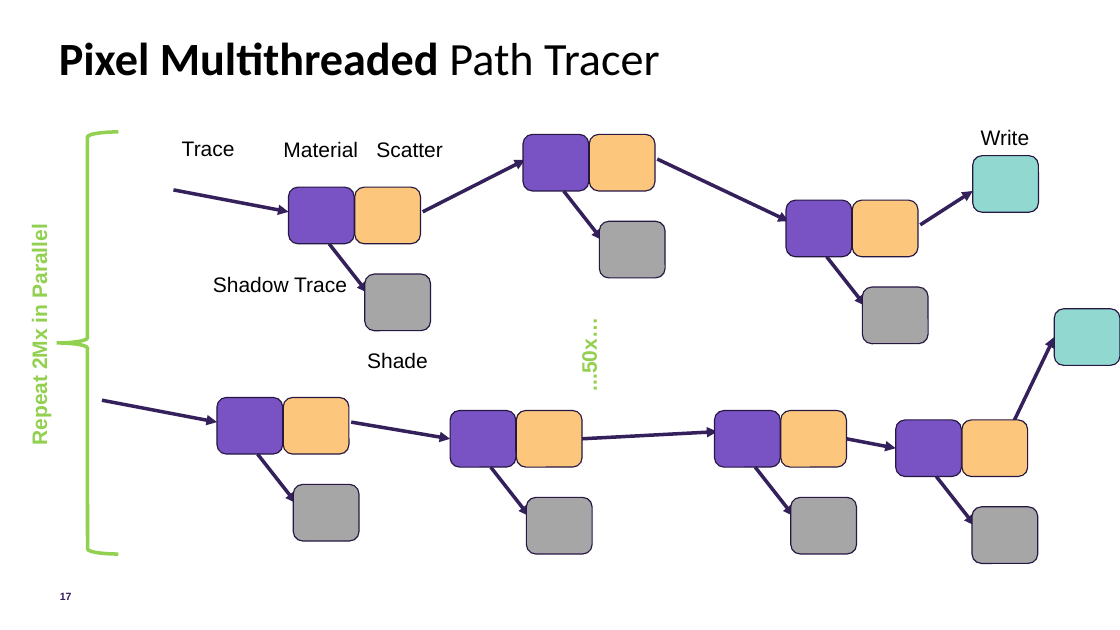
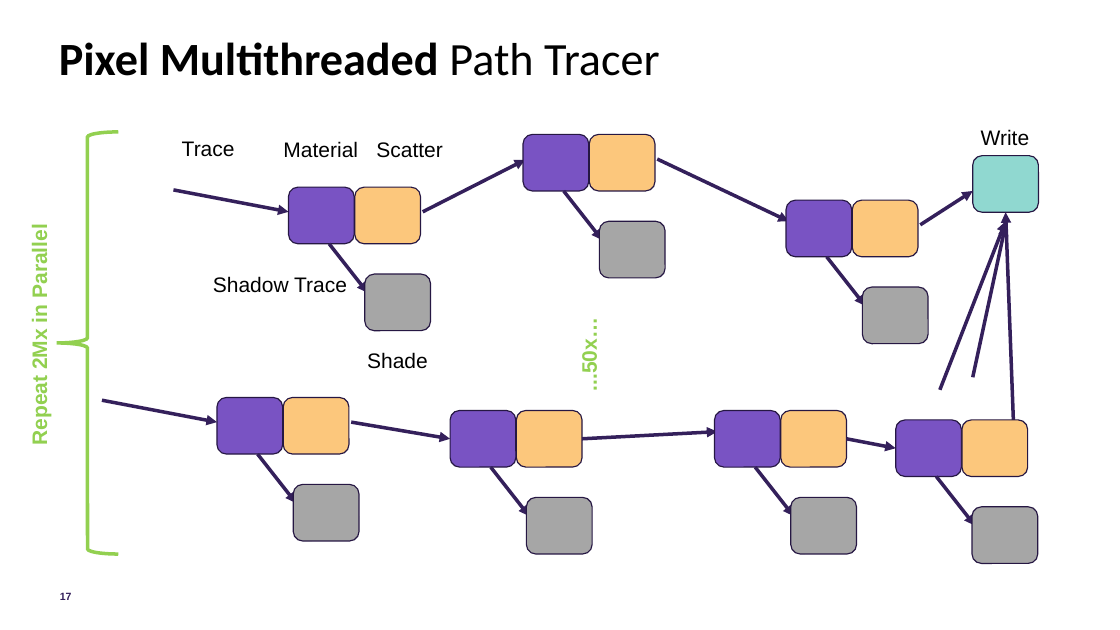
Before and after one commit to morgan3d/advanced-ray-tracing-course, a slide deck: slide 17 of parallel-path-tracing.pptx. Drawn at 1120x630 pixels with LibreOffice and Linux fonts; fonts in the diff are those of the drawing. Boxes give left, top, right and bottom in pixels: in the first picture for what was removed or moved away, otherwise in the second. Text is boxed around its words. In the diff, an @@ line names an element or a change of style, - is before the commit and + after.

```diff
--- a/parallel-path-tracing.pptx
+++ b/parallel-path-tracing.pptx
@@ arrow added from (940, 390) to (1006, 221), #34205B 3 pt @@
@@ arrow added from (973, 377) to (1006, 225), #34205B 3 pt @@
@@ arrow moved from (1014, 423) - (1054, 337) to (1014, 423) - (1006, 213) @@
@@ rounded rectangle removed at (x1=1054, y1=309, x2=1120, y2=365) @@
```
Also in this commit, not shown: 4 other slides changed, 2 other files.
